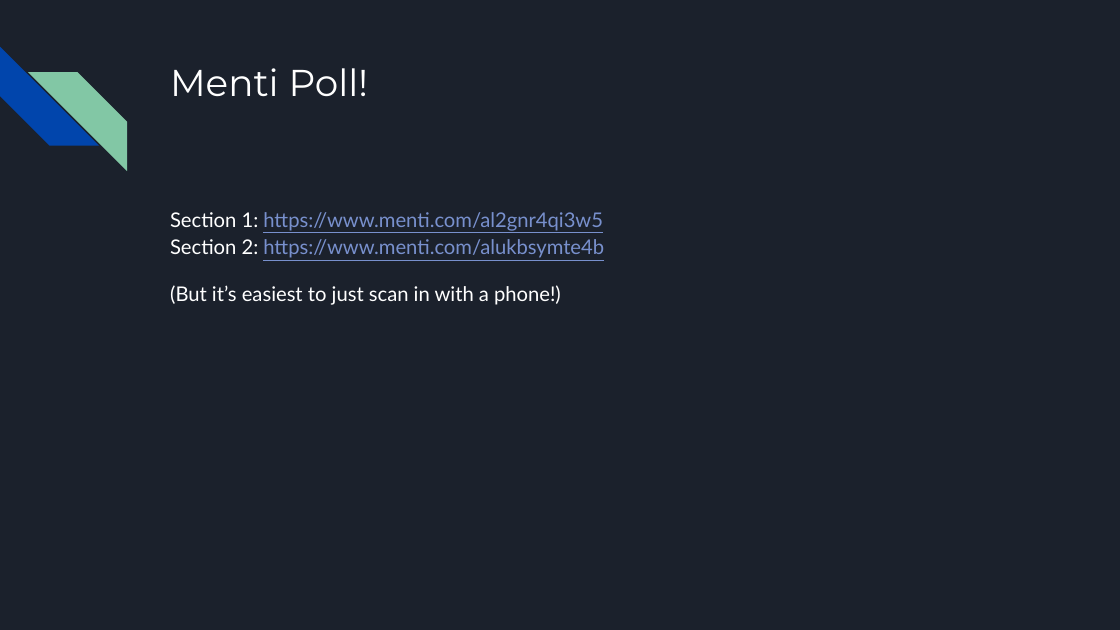
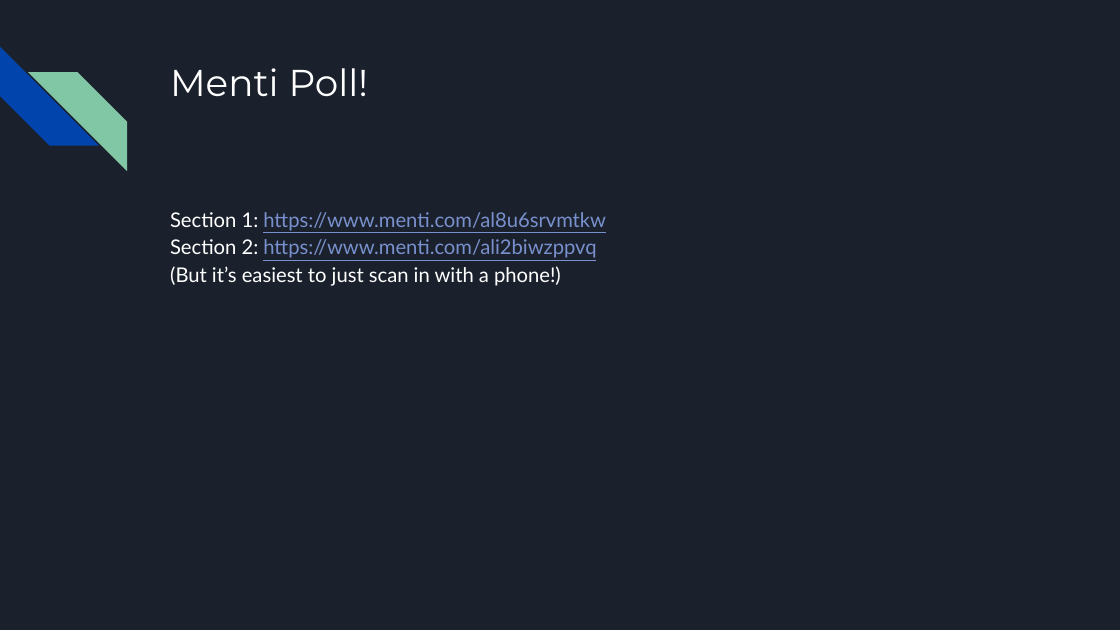
Before and after one commit to ncp38/cs142-s25, a slide deck: slide 11 of lectures/intro/CS142Intro1Slides.pptx. Drawn at 1120x630 pixels with LibreOffice and Linux fonts; fonts in the diff are those of the drawing. Boxes give left, top, right and bottom in pixels: in the first picture for what was removed or moved away, otherwise in the second. Text is boxed around its words. In the diff, an @@ line names an element or a change of style, - is before the commit and + after.

```diff
--- a/lectures/intro/CS142Intro1Slides.pptx
+++ b/lectures/intro/CS142Intro1Slides.pptx
@@ text at <box>170,212,606,286</box>: text changed @@
-Section 1: https://www.menti.com/al2gnr4qi3w5
-Section 2: https://www.menti.com/alukbsymte4b
-(But it’s easiest to just scan in with a phone!)
+Section 1: https://www.menti.com/al8u6srvmtkw
+Section 2: https://www.menti.com/ali2biwzppvq
+(But it’s easiest to just scan in with a phone!)
```
Also in this commit, not shown: 2 other slides changed, 3 slides added, 1 slide removed, 6 other files.
